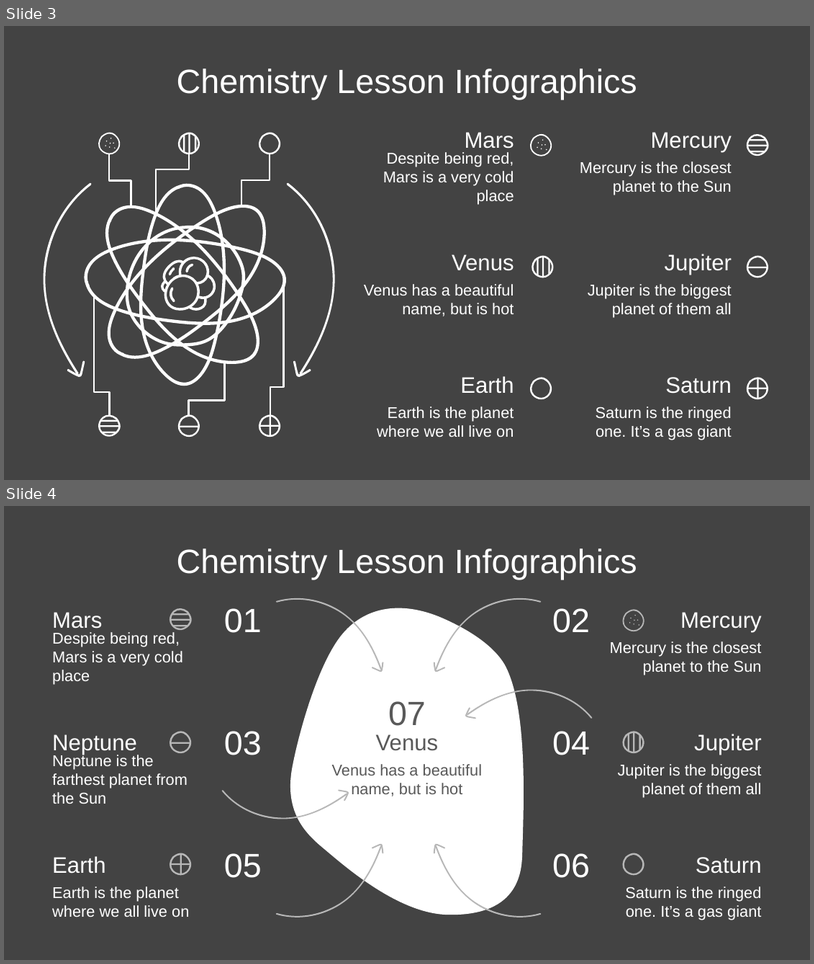
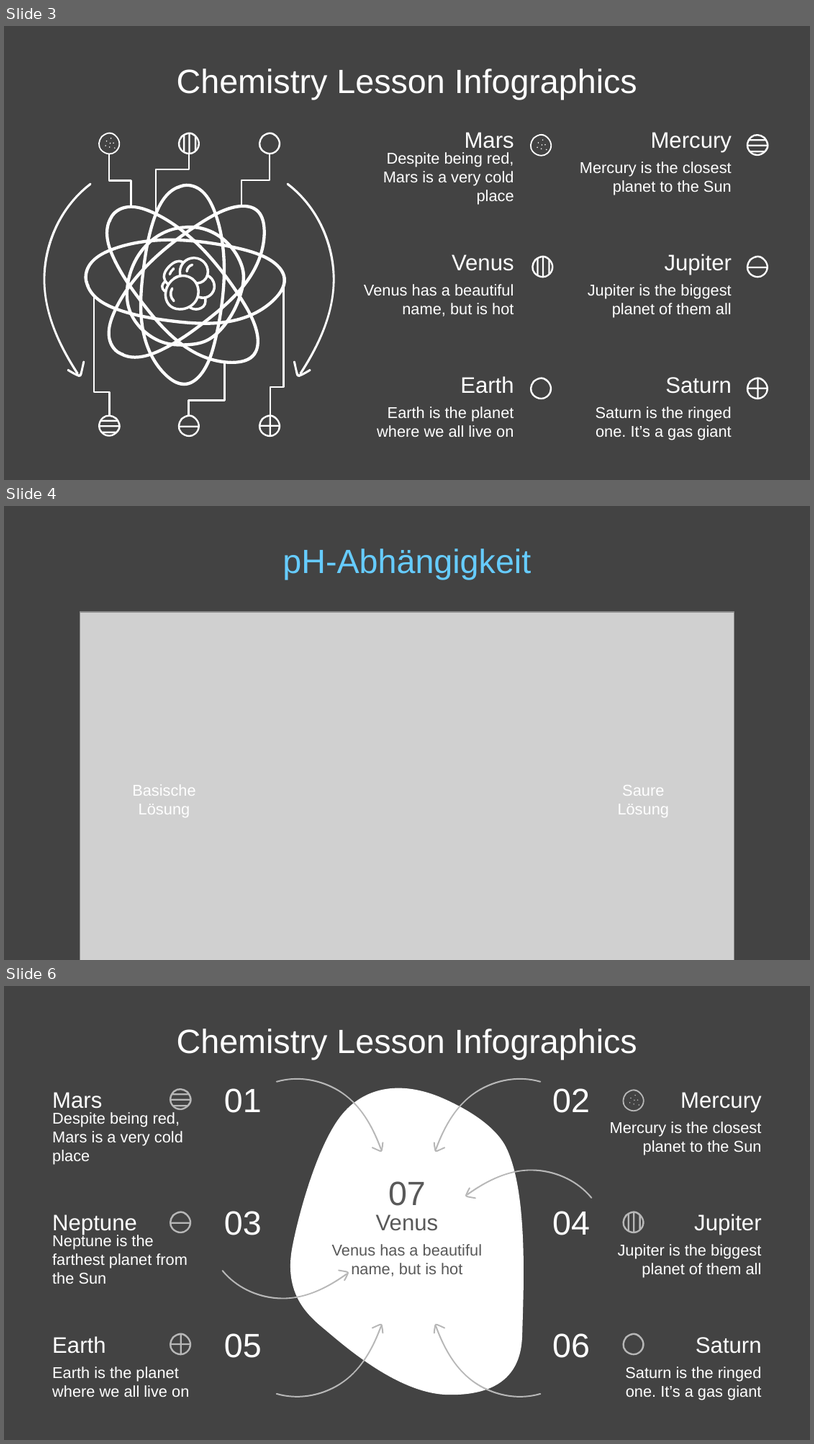
Before and after one commit to TimerErTim/bioinf.bio, a slide deck: sem-3_titration/presentation/BCH3_WS2025_GlycinTitration_ExecutionPlan.pptx. Shown one above the other, each under a label of ours: slides 3 and 4 before the commit, slides 3, 4 and 6 after it; the slides between them are not shown. The pictures are 814x964 and 814x1444 pixels, drawn with LibreOffice and Linux fonts; fonts in the diff are those of the drawing; grey boxes stand for pictures. Boxes give left, top, right and bottom in pixels: in the first picture for what was removed or moved away, otherwise in the second. Text is boxed around its words. In the diff, an @@ line names an element or a change of style, - is before the commit and + after.

```diff
--- a/sem-3_titration/presentation/BCH3_WS2025_GlycinTitration_ExecutionPlan.pptx
+++ b/sem-3_titration/presentation/BCH3_WS2025_GlycinTitration_ExecutionPlan.pptx
@@ slide 4 added at (4,506,810,960), background #434343 @@
@@ title added at (283,548,531,580), 30 pt, text #66CCFF @@
+pH-Abhängigkeit
@@ picture added at (80,612,735,960) @@
@@ text added at (132,785,196,817), 14 pt, text #FFFFFF @@
+Basische Lösung
@@ text added at (618,785,670,817), 14 pt, text #FFFFFF @@
+Saure Lösung
@@ what was slide 4 is now slide 6 @@
```
Also in this commit, not shown: 1 slide changed, 3 other slides added, 11 other files.
